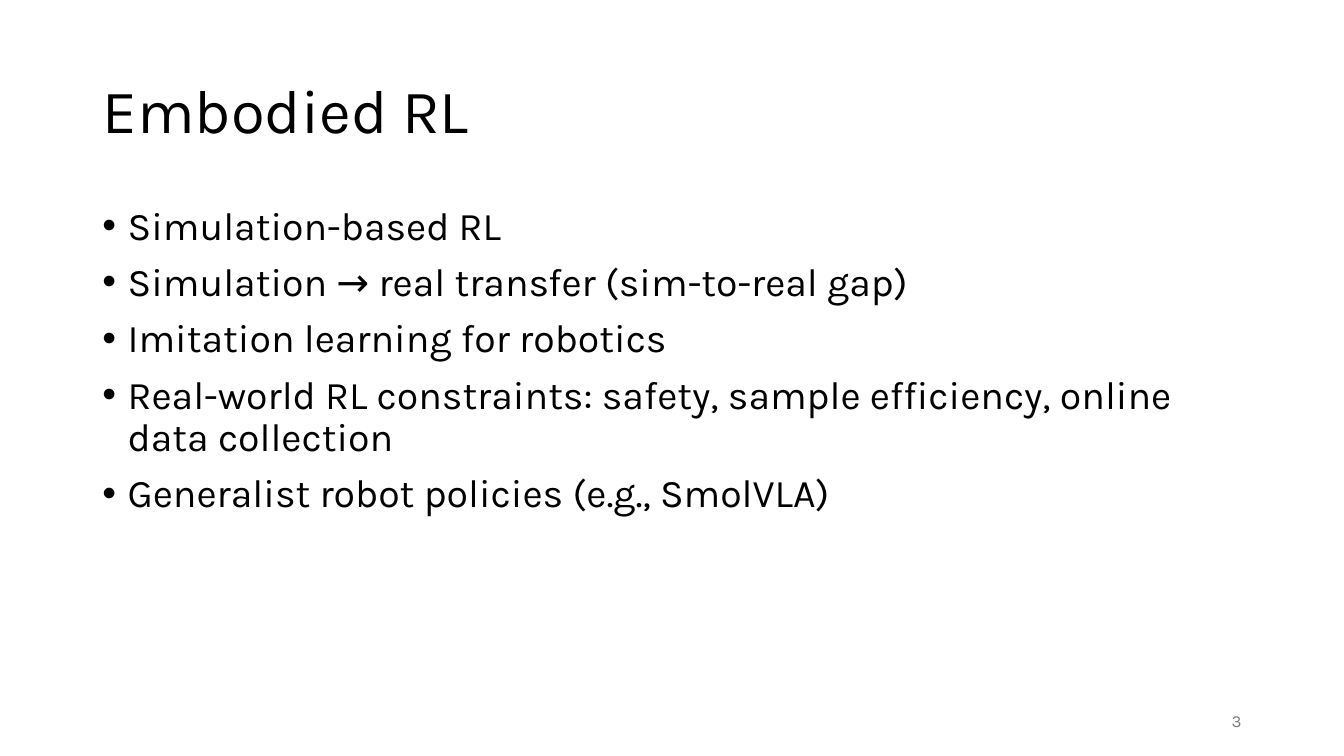
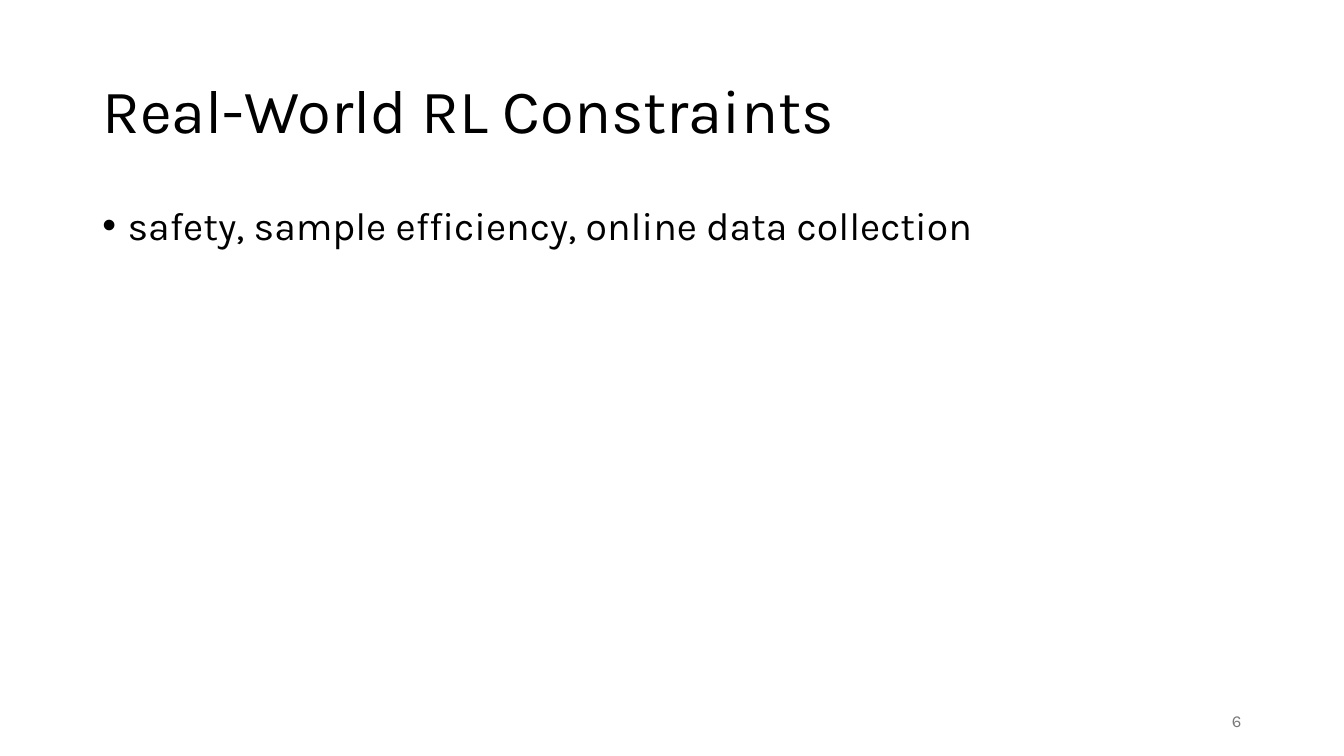
Before and after one commit to FelixWick/reinforcement_learning, a slide deck: slide 6 of slides/4_applications.pptx (slide 3 before the commit). Drawn at 1344x756 pixels with LibreOffice and Linux fonts; fonts in the diff are those of the drawing. Boxes give left, top, right and bottom in pixels: in the first picture for what was removed or moved away, otherwise in the second. Text is boxed around its words. In the diff, an @@ line names an element or a change of style, - is before the commit and + after.

```diff
--- a/slides/4_applications.pptx
+++ b/slides/4_applications.pptx
@@ title at (102, 90, 834, 134): text changed @@
-Embodied RL
+Real-World RL Constraints
@@ text at (128, 213, 972, 250): text changed @@
-• Simulation-based RL
-• Simulation → real transfer (sim-to-real gap)
-• Imitation learning for robotics
-• Real-world RL constraints: safety, sample efficiency, online data collection
-• Generalist robot policies (e.g., SmolVLA)
+• safety, sample efficiency, online data collection
@@ page number at (1232, 716, 1242, 727): text changed @@
-3
+6
```
Also in this commit, not shown: 1 other slide changed, 7 slides added, 1 slide removed, 1 other file.
